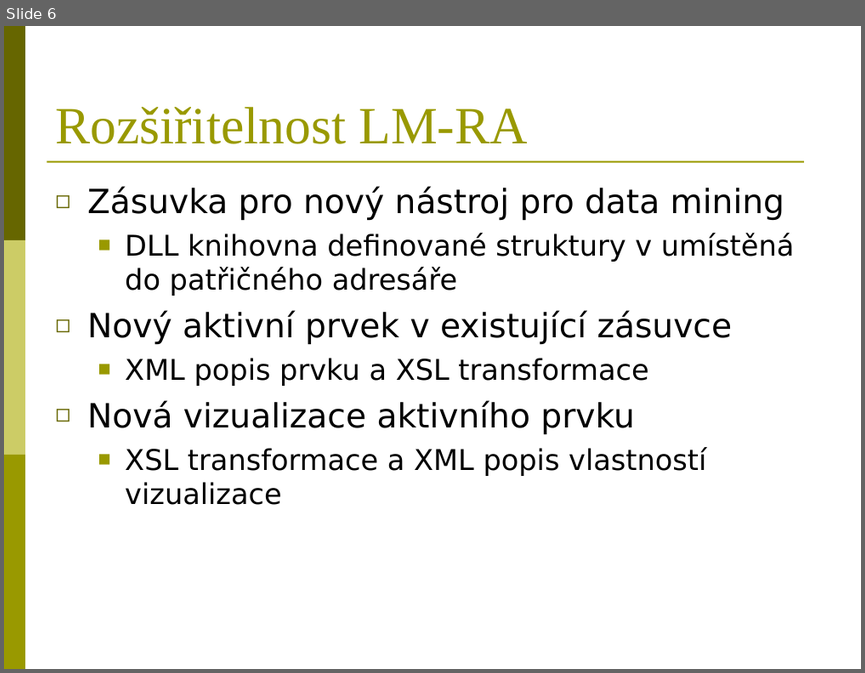
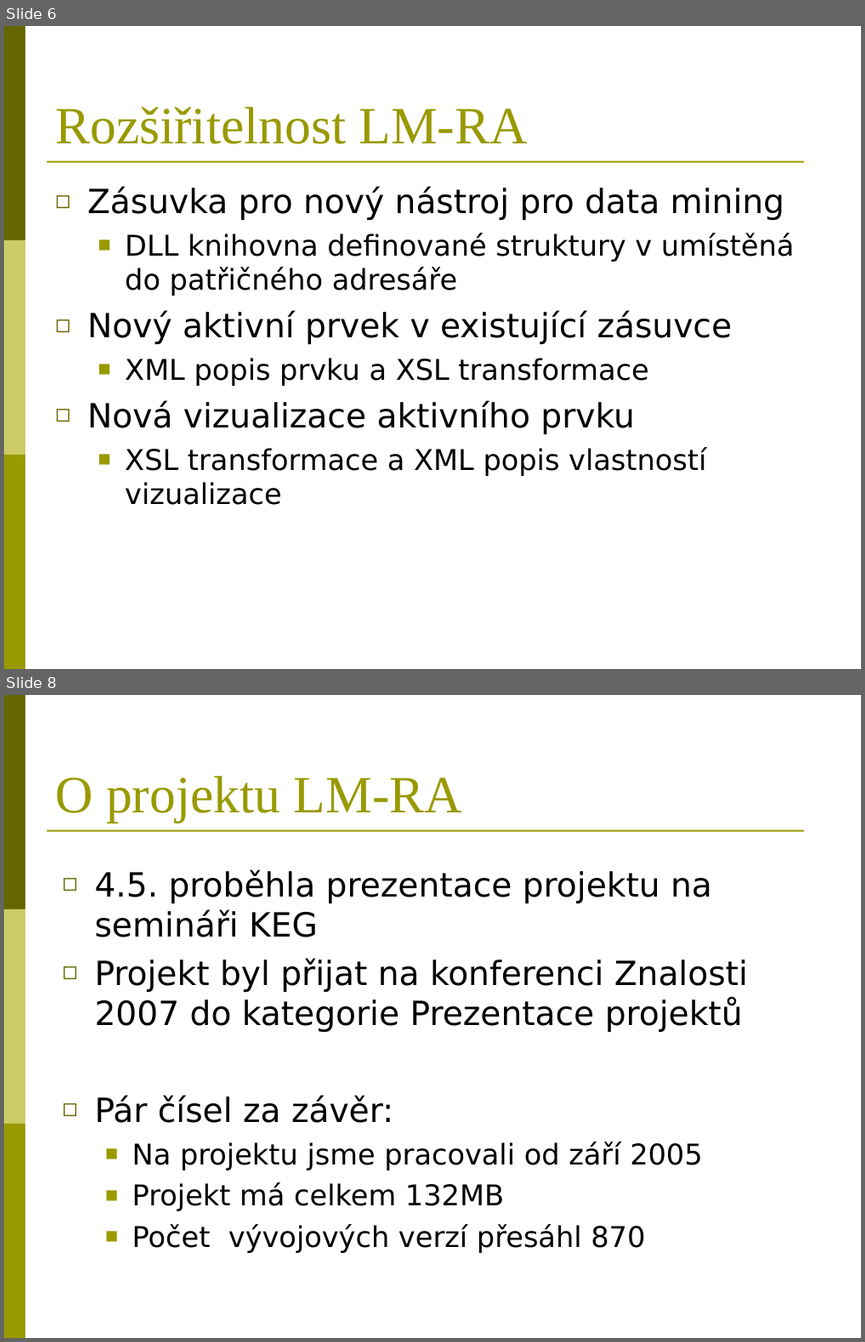
Before and after one commit to BackupTheBerlios/reportasistent-svn, a slide deck: trunk/Dokumenty/LM-Report Asistent.ppt. Shown one above the other, each under a label of ours: slide 6 before the commit, slides 6 and 8 after it; the slides between them are not shown. The pictures are 865x673 and 865x1342 pixels, drawn with LibreOffice and Linux fonts; fonts in the diff are those of the drawing. Boxes give left, top, right and bottom in pixels: in the first picture for what was removed or moved away, otherwise in the second. Text is boxed around its words. In the diff, an @@ line names an element or a change of style, - is before the commit and + after.

```diff
--- a/trunk/Dokumenty/LM-Report Asistent.ppt
+++ b/trunk/Dokumenty/LM-Report Asistent.ppt
@@ slide 8 added at bbox=[4, 695, 861, 1338], background #FFFFFF; not listed: 4 template elements that a slide beside it also shows @@
@@ title added at bbox=[55, 776, 462, 823], 44 pt, text #999900 @@
+O projektu LM-RA
@@ text added at bbox=[95, 869, 748, 1253], 28 pt, text #000000 @@
+◻ 4.5. proběhla prezentace projektu na semináři KEG
+◻ Projekt byl přijat na konferenci Znalosti 2007 do kategorie Prezentace projektů
+◻ Pár čísel za závěr:
+  ■ Na projektu jsme pracovali od září 2005
+  ■ Projekt má celkem 132MB
+  ■ Počet vývojových verzí přesáhl 870
```
Also in this commit, not shown: 1 slide changed, 1 slide removed.
